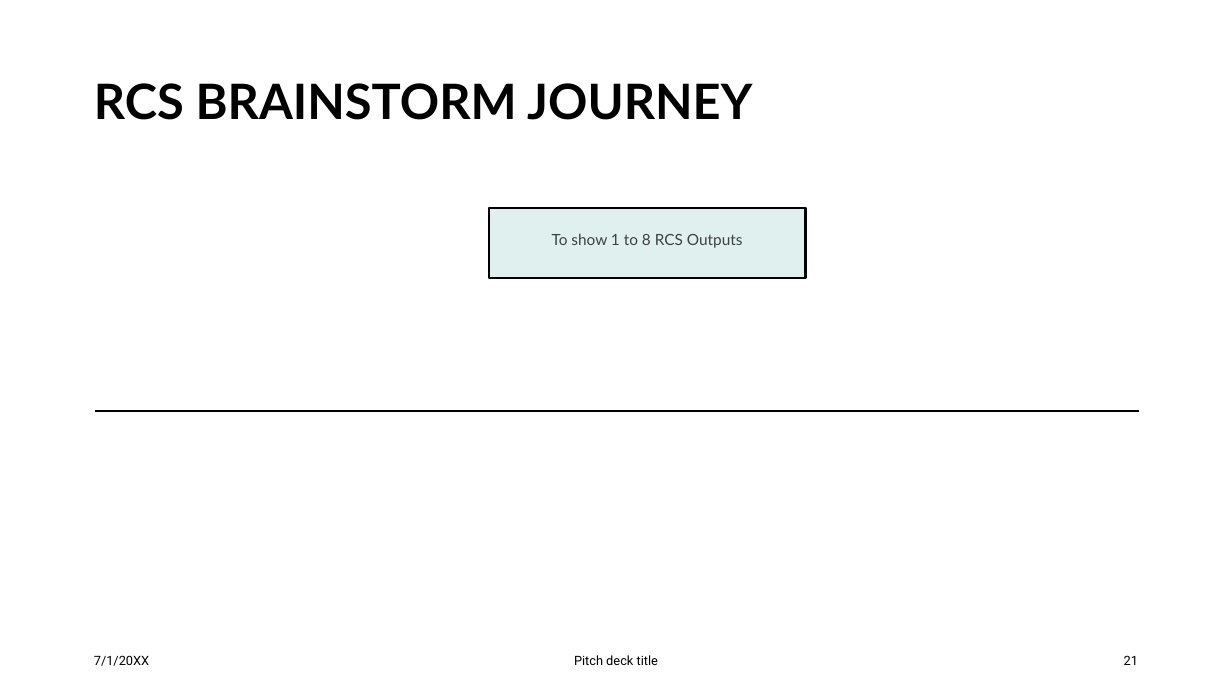
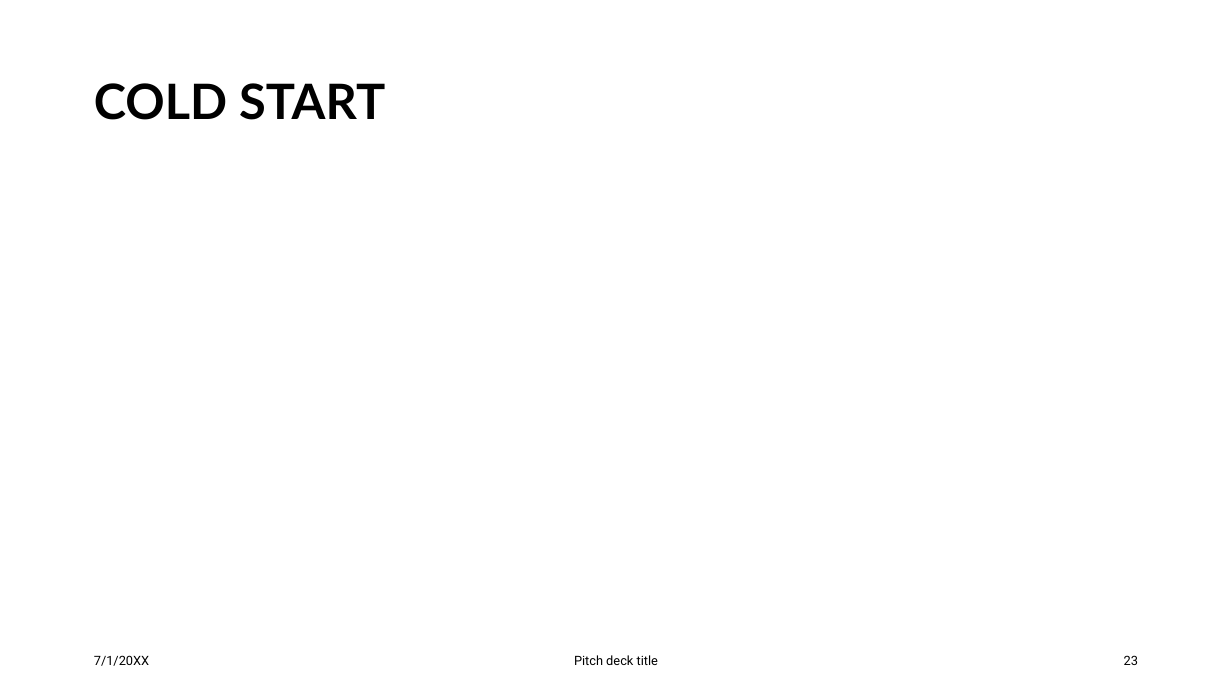
Before and after one commit to lkimhui/CarSmartConsultancy, a slide deck: slide 23 of BIG_DATA_PROCESSING_PresentationDeck.pptx (slide 21 before the commit). Drawn at 1232x693 pixels with LibreOffice and Linux fonts; fonts in the diff are those of the drawing. Boxes give left, top, right and bottom in pixels: in the first picture for what was removed or moved away, otherwise in the second. Text is boxed around its words. In the diff, an @@ line names an element or a change of style, - is before the commit and + after.

```diff
--- a/BIG_DATA_PROCESSING_PresentationDeck.pptx
+++ b/BIG_DATA_PROCESSING_PresentationDeck.pptx
@@ title at <box>94,83,385,120</box>: text changed @@
-RCS BRAINSTORM JOURNEY
+COLD START
@@ text removed at <box>489,208,805,278</box> @@
-To show 1 to 8 RCS Outputs
@@ line removed from (95, 411) to (1140, 411) @@
@@ page number at <box>1124,655,1138,665</box>: text changed @@
-21
+23
```
Also in this commit, not shown: 14 other slides changed, 6 slides added, 1 other file.
